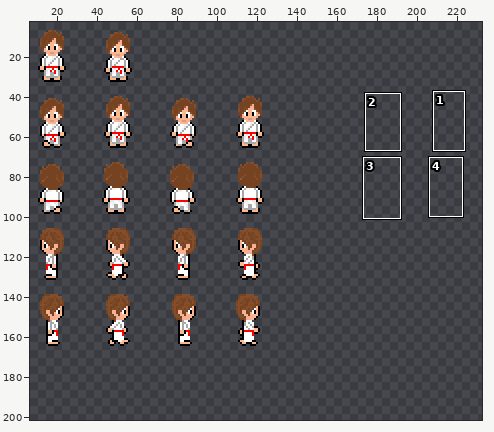
Edited in one commit: sprite sheet (VudutzuOdyssey/Assets/Sprites/PlayerSprite.png). Above, an overview of the earlier version with the close-up marked.
Close-up. First the earlier version:
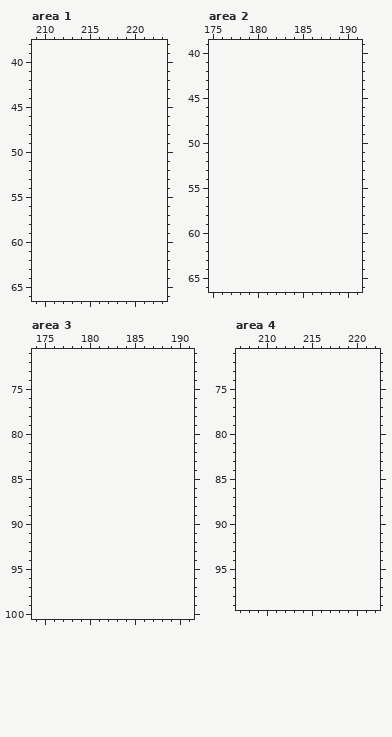
The file is 140x165 pixels. Colours within 5 levels of each other are drawn and written as one. Shown: area 1: x 209..223, y 38..66; area 2: x 175..191, y 39..66; area 3: x 174..191, y 71..100; area 4: x 207..222, y 71..99. The old version is drawn lined up with the new one, on the new canvas. The wide view leaves out empty margins. The commit also changed other parts of the picture, which this record leaves out.
After the commit:
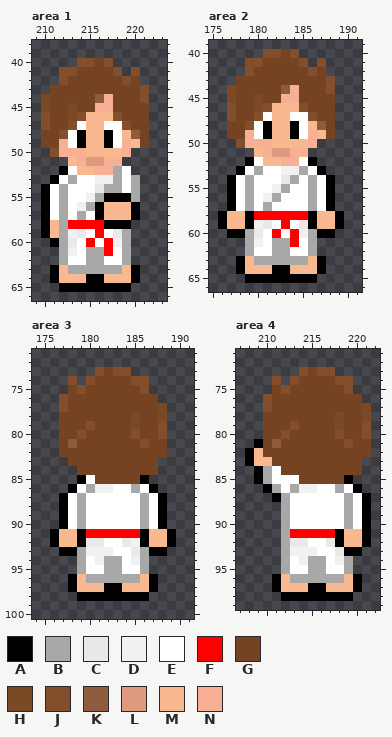
Palette (. is transparent): A #000000  B #a8a8a8  C #e9e9e9  D #f1f1f1  E #ffffff  F #ff0000  G #754321  H #7c4926  J #824e2b  K #8f5b3d  L #de997e  M #f8b890  N #f8b094
From old to new:
canvas 140x165 -> 237x211, the old top-left corner now at -3,1 (the part of the old canvas that was cut away was empty and is not shown)
Area 1:
y 40: x 214..217 .... -> JJGJ
y 41: x 212..218 ....... -> JJGGGGJ; x 220 . -> J
y 42: x 212..220 ......... -> JGGGGGGJG
y 43: x 211..221 ........... -> GGGGGGGGGGJ
y 44: x 210..221 ............ -> HGGGGGKNGGGJ
y 45: x 210..221 ............ -> HGGHGGNNGGGG
y 46: x 210..221 ............ -> JGGHJMMMJGGG
y 47: x 210..221 ............ -> JGGJEMMEEJGG
y 48: x 210..221 ............ -> GGJEAMMAEMKG
y 49: x 210..221 ............ -> GGNEAMMAENMG
y 50: x 211..219 ......... -> JNNNMMMMN
y 51: x 213..218 ...... -> MNLLNN
y 52: x 212..219 ........ -> AEMMNNBE
y 53: x 211..220 .......... -> AEBEEDDBEB
y 54: x 210..220 ........... -> AEBEEECBBEB
y 55: x 210..220 ........... -> AEBEEDBAAAB
y 56: x 210..220 ........... -> AEBEDBAMMMA
y 57: x 210..220 ........... -> AEBEBEAMMMA
y 58: x 210..219 .......... -> AMBFFFFAAA
y 59: x 210..219 .......... -> AMBDCEFECB
y 60: x 211..219 ......... -> ABCEFEFDB
y 61: x 212..219 ........ -> BDEBBFEB
y 62: x 212..219 ........ -> BEEBBEEB
y 63: x 211..220 .......... -> AMBBBBBBMA
y 64: x 211..220 .......... -> AMMMAAMMMA
y 65: x 212..219 ........ -> AAAAAAAA
Area 2:
y 40: x 181..184 .... -> JJGJ
y 41: x 179..185 ....... -> JJGGGGJ; x 187 . -> J
y 42: x 179..187 ......... -> JGGGGGGJG
y 43: x 178..188 ........... -> GGGGGGGGGGJ
y 44: x 177..188 ............ -> HGGGGGKNGGGJ
y 45: x 177..188 ............ -> HGGHGGNNGGGG
y 46: x 177..188 ............ -> JGGHJMMMJGGG
y 47: x 177..188 ............ -> JGGJEMMEEJGG
y 48: x 177..188 ............ -> GGJEAMMAEMKG
y 49: x 177..188 ............ -> GGNEAMMAENMG
y 50: x 178..186 ......... -> JNNNMMMMN
y 51: x 180..185 ...... -> MNLLNN
y 52: x 179..186 ........ -> AEMMNNEA
y 53: x 178..187 .......... -> AEBEEDDBEA
y 54: x 177..188 ............ -> AEBEEECBEBEA
y 55: x 177..188 ............ -> AEBEEDBEEBEA
y 56: x 177..188 ............ -> AEBEDBEEEBEA
y 57: x 177..188 ............ -> AEBEBEEEEBEA
y 58: x 176..189 .............. -> AMMAFFFFFFAMMA
y 59: x 176..189 .............. -> AMMADCEFECAMMA
y 60: x 177..188 ............ -> AABCEFEFDBAA
y 61: x 179..186 ........ -> BDEBBFEB
y 62: x 179..186 ........ -> BEEBBEEB
y 63: x 178..187 .......... -> AMBBBBBBMA
y 64: x 178..187 .......... -> AMMMAAMMMA
y 65: x 179..186 ........ -> AAAAAAAA
Area 3:
y 73: x 181..184 .... -> JGJJ
y 74: x 178 . -> J; x 180..186 ....... -> JGGGGJJ
y 75: x 178..186 ......... -> GJGGGGGGJ
y 76: x 177..187 ........... -> JGGGGGGGGGG
y 77: x 177..188 ............ -> JGGGGGGGGGGH
y 78: x 177..188 ............ -> GGGGGGGGHGGH
y 79: x 177..188 ............ -> GGGJGGGGHGGJ
y 80: x 177..188 ............ -> GGJGGGGGJGGJ
y 81: x 177..188 ............ -> GKGGGGGGGJGG
y 82: x 177..188 ............ -> GGGGGGGGGGGG
y 83: x 178..187 .......... -> GGGGGGGGGG
y 84: x 179..187 ......... -> GGGGGGGGG
y 85: x 179..186 ........ -> AEGGGGGA
y 86: x 178..187 .......... -> AEBDDEEBEA
y 87..90: x 177..188 ............ -> AEBEEEEEEBEA
y 91: x 176..189 .............. -> AMMAFFFFFFAMMA
y 92: x 176..189 .............. -> AMMACCEECDAMMA
y 93: x 177..188 ............ -> AABDDDEECBAA
y 94: x 179..186 ........ -> BEDBBEDB
y 95: x 179..186 ........ -> BEEBBEEB
y 96: x 178..187 .......... -> AMBBBBBBMA
y 97: x 178..187 .......... -> AMMMAAMMMA
y 98: x 179..186 ........ -> AAAAAAAA
Area 4:
y 73: x 214..217 .... -> JGJJ
y 74: x 211 . -> J; x 213..219 ....... -> JGGGGJJ
y 75: x 211..219 ......... -> GJGGGGGGJ
y 76: x 210..220 ........... -> JGGGGGGGGGG
y 77: x 210..221 ............ -> JGGGGGGGGGGH
y 78: x 210..221 ............ -> GGGGGGGGHGGH
y 79: x 210..221 ............ -> GGGJGGGGHGGJ
y 80: x 210..221 ............ -> GGJGGGGGJGGJ
y 81: x 209..221 ............. -> AGKGGGGGGGJGG
y 82: x 208..221 .............. -> AMGGGGGGGGGGGG
y 83: x 208..220 ............. -> AMMGGGGGGGGGG
y 84: x 209..220 ............ -> ABEGGGGGGGGG
y 85: x 209..219 ........... -> ABEEEGGGGGA
y 86: x 210..220 ........... -> ABEBDDEEBEA
y 87: x 211..221 ........... -> ABEEEEEEBEA
y 88..90: x 212..221 .......... -> BEEEEEEBEA
y 91: x 212..221 .......... -> BFFFFFAMMA
y 92: x 212..221 .......... -> BCCEECAMMA
y 93: x 212..220 ......... -> BDDDEECAA
y 94: x 212..219 ........ -> BEDBBEDB
y 95: x 212..219 ........ -> BEEBBEEB
y 96: x 211..220 .......... -> AMBBBBBBMA
y 97: x 211..220 .......... -> AMMMAAMMMA
y 98: x 212..219 ........ -> AAAAAAAA
Where, in picture pixels (left, top, right, bottom), the same in both close-ups:
added: (41, 58, 149, 292)
added: (218, 49, 344, 283)
added: (50, 367, 176, 601)
added: (245, 367, 371, 601)
